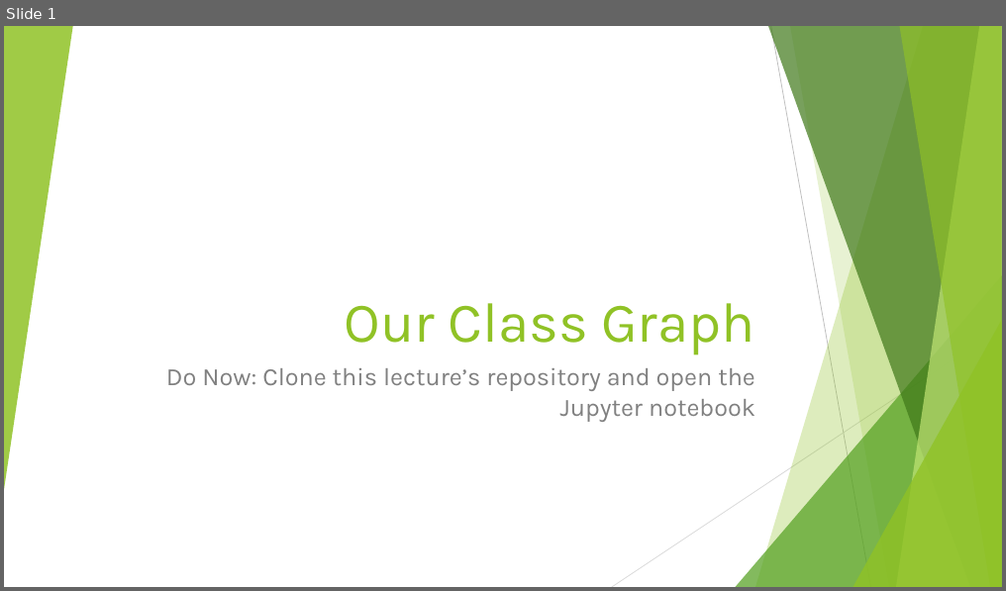
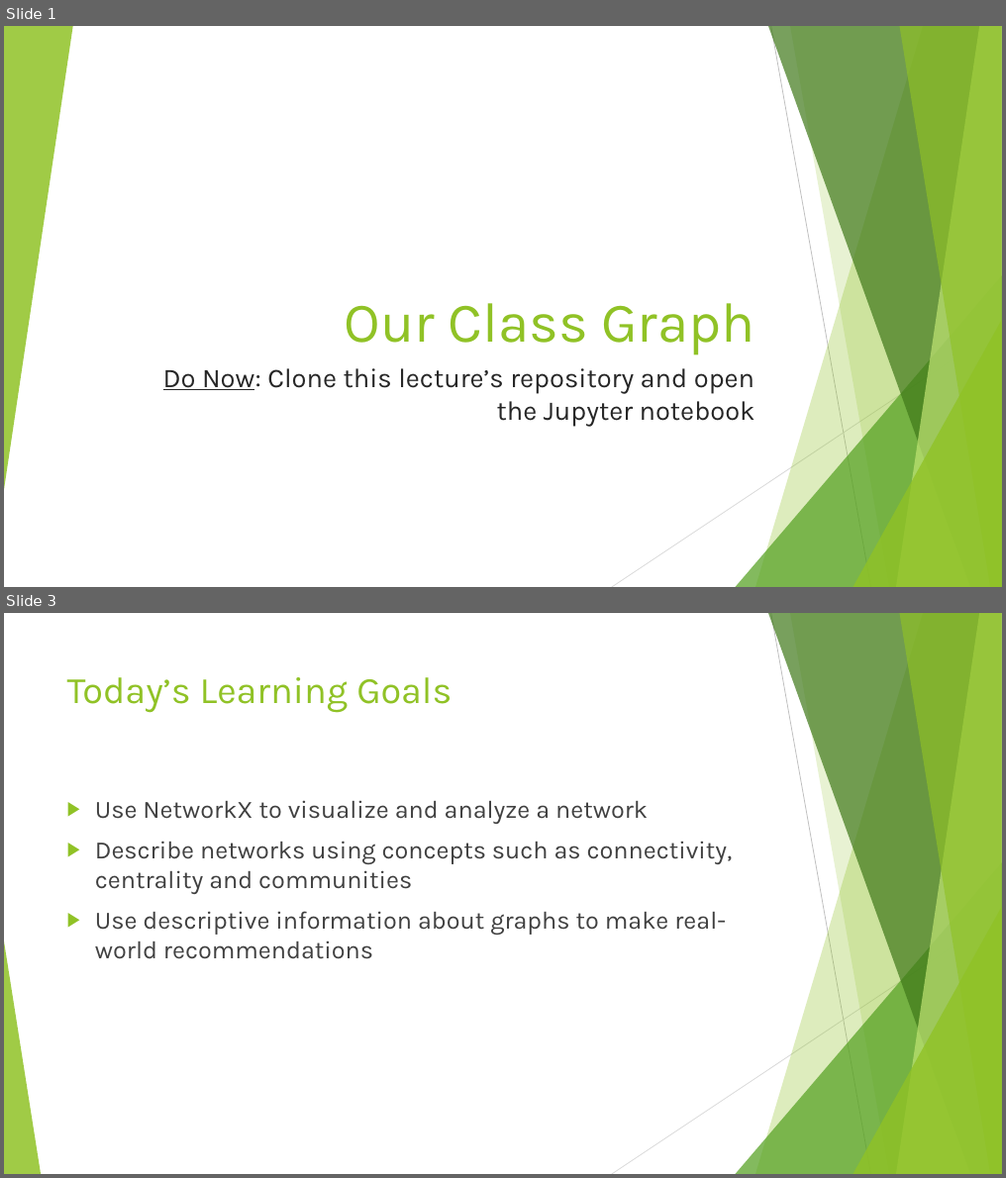
Before and after one commit to DavidBraslow/Our-Class-Graph, a slide deck: Our Class Graph Slides.pptx. Shown one above the other, each under a label of ours: slide 1 before the commit, slides 1 and 3 after it; the slides between them are not shown. The pictures are 1006x591 and 1006x1178 pixels, drawn with LibreOffice and Linux fonts; fonts in the diff are those of the drawing. Boxes give left, top, right and bottom in pixels: in the first picture for what was removed or moved away, otherwise in the second. Text is boxed around its words. In the diff, an @@ line names an element or a change of style, - is before the commit and + after.

```diff
--- a/Our Class Graph Slides.pptx
+++ b/Our Class Graph Slides.pptx
@@ slide 3 added at bbox=[4, 613, 1002, 1174], background #FFFFFF; not listed: 9 template elements that a slide beside it also shows @@
@@ title added at bbox=[67, 677, 451, 713], 36 pt, text #90C226 @@
+Today’s Learning Goals
@@ text added at bbox=[95, 800, 733, 959], 24 pt, text #404040 @@
+▶ Use NetworkX to visualize and analyze a network
+▶ Describe networks using concepts such as connectivity, centrality and communities
+▶ Use descriptive information about graphs to make real-world recommendations
@@ triangle added at bbox=[4, 942, 41, 1174], fill #90C226 at 85% opacity @@
@@ slide 1 changed as well @@
@@ subtitle "Do Now: Clone this lecture’s ..." at bbox=[163, 369, 755, 427]: size 24 to 26 pt, text colour #808080 to #262626; underline on in "Do Now:" @@
```
Also in this commit, not shown: 7 other slides added, 2 other files.
